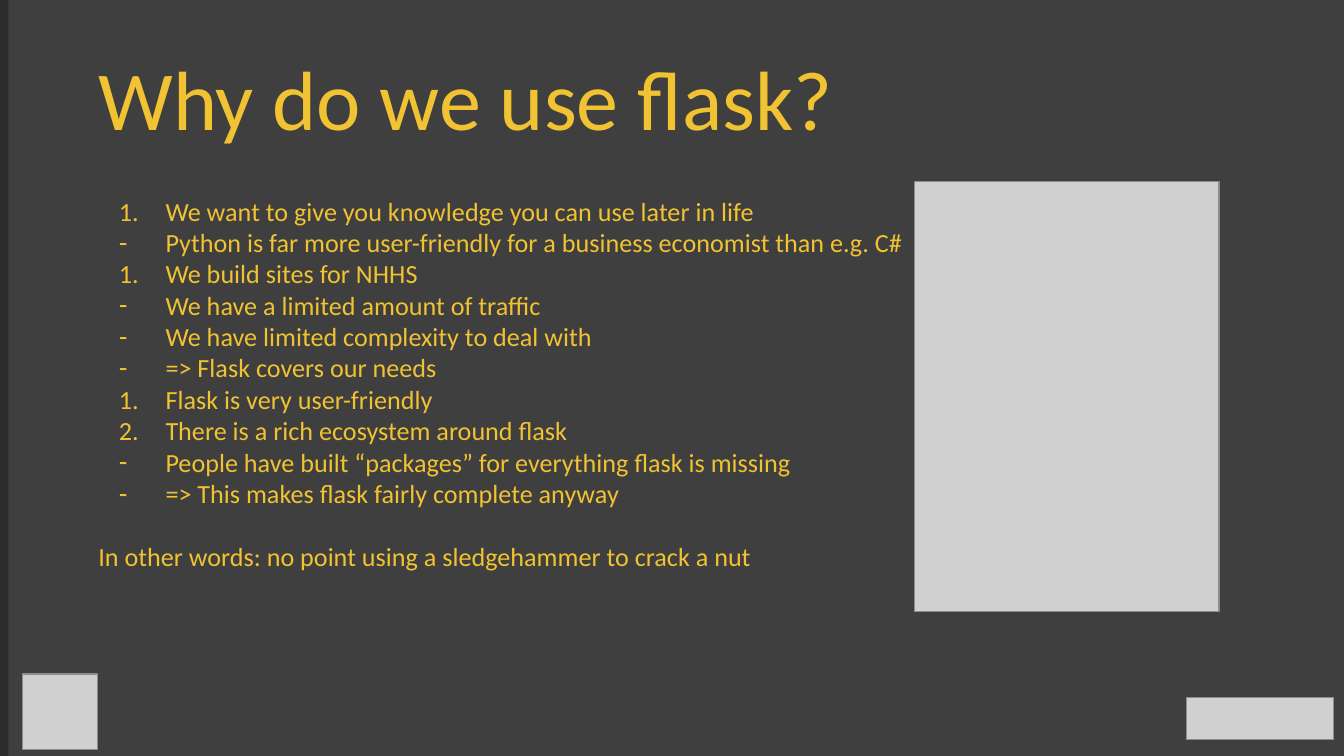
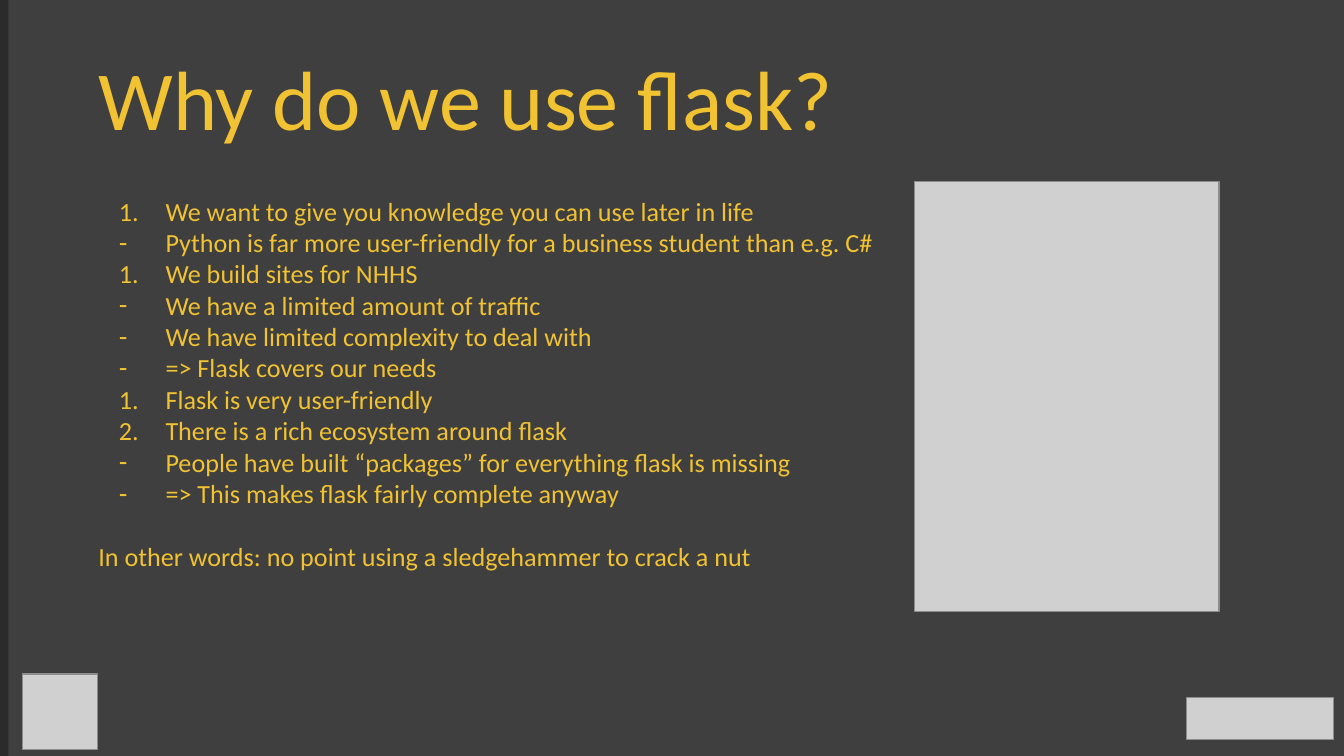
Before and after one commit to AmundJorgensen00/Practice-Flask-2.0, a slide deck: slide 6 of Introduction_to_Flask_EN.pptx. Drawn at 1344x756 pixels with LibreOffice and Linux fonts; fonts in the diff are those of the drawing; grey boxes stand for pictures; background and template pictures are left out; a plain dark background stands for a picture behind light text. Boxes give left, top, right and bottom in pixels: in the first picture for what was removed or moved away, otherwise in the second. Text is boxed around its words. In the diff, an @@ line names an element or a change of style, - is before the commit and + after.

```diff
--- a/Introduction_to_Flask_EN.pptx
+++ b/Introduction_to_Flask_EN.pptx
@@ text at box(166, 234, 872, 257): text changed @@
-– Python is far more user-friendly for a business economist than e.g. C#
+– Python is far more user-friendly for a business student than e.g. C#
```
Also in this commit, not shown: 3 other slides changed.
